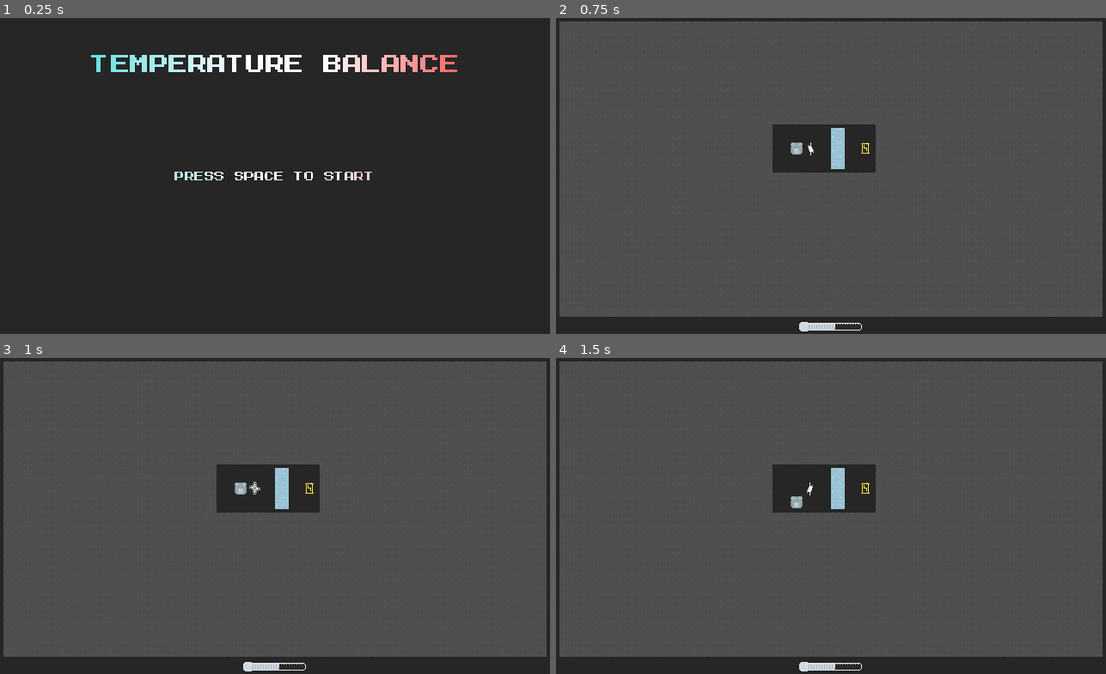
Above: before the commit, frames 1-4 (two rows, left to right).
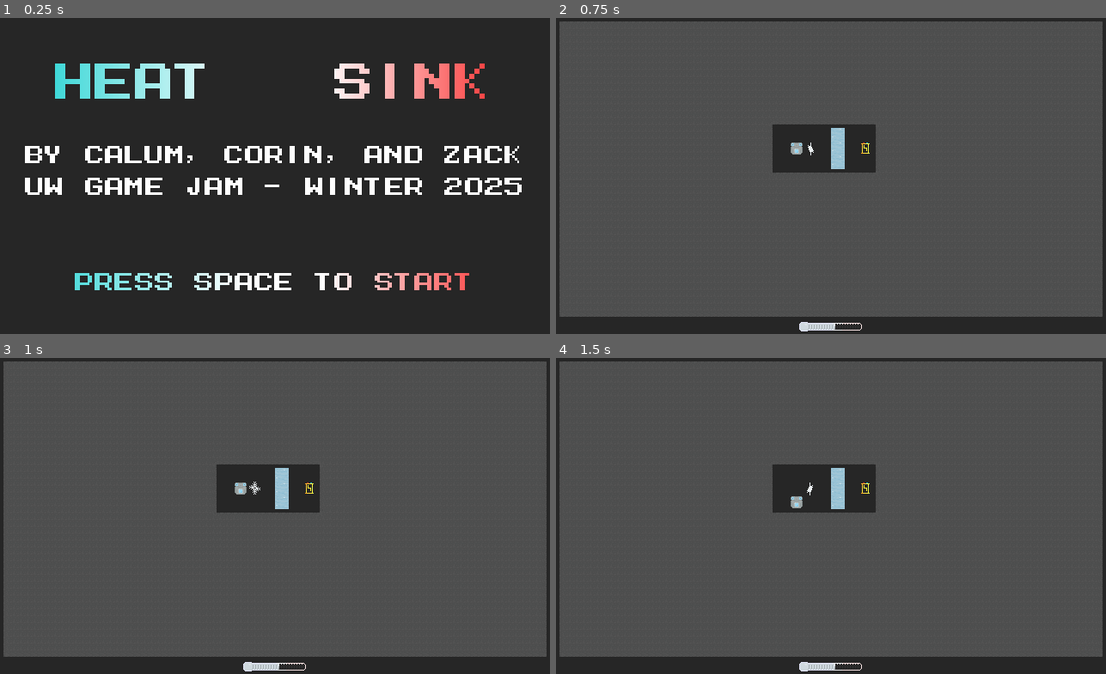
Above: after the commit, the same moments.

Repository: PhotonChaos/TemperatureBalance
Game: Godot game, scene res://scenes/main.tscn
Two runs of this game, one before a commit and one after it. Both use one fixed random seed, a clock stepped at 60 frames per second and the inputs below.
Inputs (mouse positions are in pixels of both pictures, inside the frame that each line leads up to):
- Up to frame 1 (0.25 s): no input
- Up to frame 2 (0.75 s): tap Space (start_game) at 0.5 s; move the mouse to (952, 160) at 0.52 s; hold Right (move_right) from 0.53 s (still down); hold Space (start_game) from 0.53 s (still down); click (952, 160) at 0.67 s
- Up to frame 3 (1 s): keep holding Right (move_right); keep holding Space (start_game)
- Up to frame 4 (1.5 s): move the mouse to (721, 531) at 1.27 s; release Right (move_right) at 1.28 s; release Space (start_game) at 1.28 s; hold Down (move_down) from 1.28 s (still down); tap Space (start_game) at 1.35 s

The runs differ from the first frame. In frame 1, 9.8% of the frame differs, in the area x 4-95%, y 11-87%; in frame 2, nothing differs; in frame 3, nothing differs; in frame 4, nothing differs.

Commit message:
Add credits to main menu

Diff:
--- a/scenes/MainMenu.tscn
+++ b/scenes/MainMenu.tscn
@@ -1,14 +1,19 @@
-[gd_scene load_steps=6 format=3 uid="uid://c3bsieyrhkmwh"]
+[gd_scene load_steps=7 format=3 uid="uid://c3bsieyrhkmwh"]
 
 [ext_resource type="Theme" uid="uid://coo5bwre2dob0" path="res://main_theme.tres" id="1_t7env"]
 [ext_resource type="Texture2D" uid="uid://cugml7herauhn" path="res://textures/ThermalGradient.tres" id="2_agfiv"]
 [ext_resource type="Script" path="res://scripts/main_menu.gd" id="2_w4msm"]
 
 [sub_resource type="LabelSettings" id="LabelSettings_spb0u"]
-font_size = 31
+font_size = 64
+
+[sub_resource type="LabelSettings" id="LabelSettings_e68eq"]
+line_spacing = 4.0
+font_size = 32
 
 [sub_resource type="LabelSettings" id="LabelSettings_q1obf"]
 line_spacing = 8.0
+font_size = 32
 
 [node name="MainMenu" type="Control"]
 layout_mode = 3
@@ -25,9 +30,9 @@
 layout_mode = 1
 anchors_preset = 10
 anchor_right = 1.0
-offset_bottom = 70.0
+offset_bottom = 107.0
 grow_horizontal = 2
-text = "Temperature Balance"
+text = "Heat   Sink"
 label_settings = SubResource("LabelSettings_spb0u")
 horizontal_alignment = 1
 vertical_alignment = 2
@@ -42,21 +47,45 @@
 texture = ExtResource("2_agfiv")
 expand_mode = 1
 
-[node name="Label" type="Label" parent="."]
+[node name="Credits" type="Label" parent="."]
 clip_children = 2
 layout_mode = 1
 anchors_preset = 14
 anchor_top = 0.5
 anchor_right = 1.0
 anchor_bottom = 0.5
-offset_top = -8.5
-offset_bottom = 8.5
+offset_top = -41.0
+offset_bottom = 29.0
 grow_horizontal = 2
 grow_vertical = 2
+text = "By Calum, Corin, and Zack
+UW Game Jam - Winter 2025"
+label_settings = SubResource("LabelSettings_e68eq")
+horizontal_alignment = 1
+
+[node name="TextureRect" type="TextureRect" parent="Credits"]
+visible = false
+layout_mode = 1
+anchors_preset = 15
+anchor_right = 1.0
+anchor_bottom = 1.0
+grow_horizontal = 2
+grow_vertical = 2
+texture = ExtResource("2_agfiv")
+
+[node name="Label" type="Label" parent="."]
+clip_children = 2
+layout_mode = 1
+anchors_preset = 12
+anchor_top = 1.0
+anchor_right = 1.0
+anchor_bottom = 1.0
+offset_top = -77.0
+grow_horizontal = 2
+grow_vertical = 0
 text = "Press space to start"
 label_settings = SubResource("LabelSettings_q1obf")
 horizontal_alignment = 1
-vertical_alignment = 1
 
 [node name="TextureRect" type="TextureRect" parent="Label"]
 layout_mode = 1
